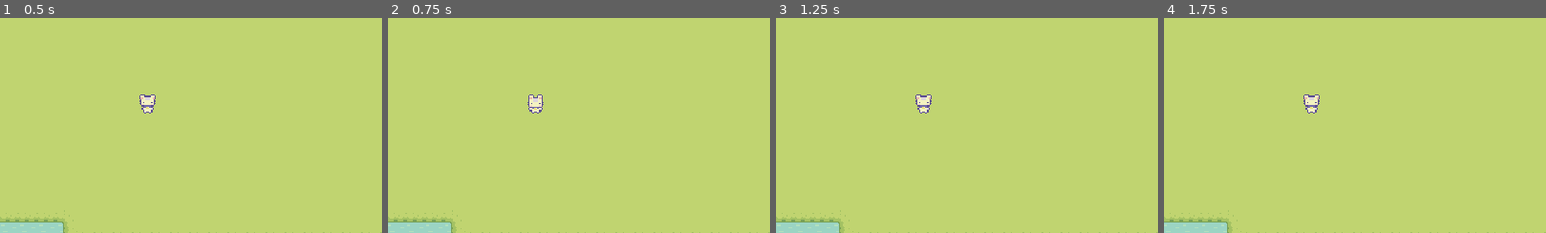
Above: before the commit, frames 1-4 (left to right).
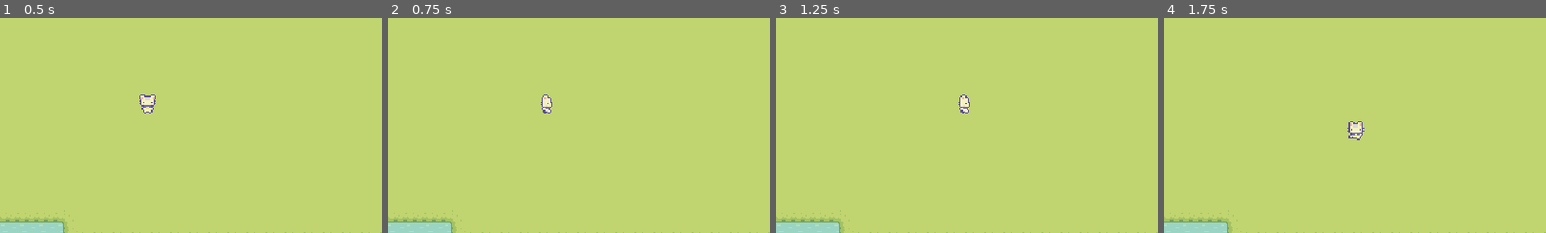
Above: after the commit, the same moments.

Repository: Yuan0990/Croptails_test
Game: Godot game, scene res://scenes/test/test_scene_player.tscn
Two runs of this game, one before a commit and one after it. Both use one fixed random seed, a clock stepped at 60 frames per second and the inputs below. The project has no main scene, so this scene is started directly.
Inputs:
- Up to frame 1 (0.5 s): no input
- Up to frame 2 (0.75 s): tap Enter at 0.5 s; hold D (walk_right) from 0.53 s (still down)
- Up to frame 3 (1.25 s): keep holding D (walk_right)
- Up to frame 4 (1.75 s): release D (walk_right) at 1.28 s; hold S (walk_down) from 1.28 s (still down)
The pictures show only the part of the screen within x 12-62%, y 23-73%; the shares and areas given below are measured in that part.

Frame 1 is identical in both runs. In frame 2, 0.5% of the frame differs, in the area x 36-43%, y 35-45%; in frame 3, 0.5%; in frame 4, 0.6%, in the area x 36-53%, y 35-57%.

Commit message:
人物的有限状态机

Diff:
--- /dev/null
+++ b/scenes/characters/Player/idle_state.gd
@@ -0,0 +1,34 @@
+extends NodeState
+
+@export var player: CharacterBody2D#选择角色
+@export var animated_sprite_2d: AnimatedSprite2D#选择动画
+
+var direction : Vector2#定义方向
+
+func _on_enter() -> void:
+	pass
+
+func _on_process(_delta : float) -> void:
+	pass
+
+func _on_physics_process(_delta : float) -> void:
+	direction = GameInputEvents.movement_input()
+
+	if direction == Vector2.UP:
+		animated_sprite_2d.play("idle_back")
+	elif direction == Vector2.RIGHT:
+		animated_sprite_2d.play("idle_right")
+	elif direction == Vector2.DOWN:
+		animated_sprite_2d.play("idle_front")
+	elif direction == Vector2.LEFT:
+		animated_sprite_2d.play("idle_left")
+	else:
+		animated_sprite_2d.play("idle_front")
+
+func _on_next_transitions() -> void:
+	GameInputEvents.movement_input()
+	if GameInputEvents.is_movement_input():
+		transition.emit("Walk")
+
+func _on_exit() -> void:
+	pass
--- a/scenes/characters/Player/player.tscn
+++ b/scenes/characters/Player/player.tscn
@@ -1,7 +1,10 @@
-[gd_scene load_steps=45 format=3 uid="uid://d5q47ma5qalb"]
+[gd_scene load_steps=48 format=3 uid="uid://d5q47ma5qalb"]
 
 [ext_resource type="Texture2D" uid="uid://04bt6ogj3xwx" path="res://assets/game/characters/basic_charakter_spritesheet.png" id="1_e6l77"]
 [ext_resource type="Texture2D" uid="uid://diadmbctnhfrd" path="res://assets/game/characters/basic_charakter_actions.png" id="1_rhvw2"]
+[ext_resource type="Script" uid="uid://bak3gawg3xyi8" path="res://script/state_machine/node_state_machine.gd" id="3_8d0o8"]
+[ext_resource type="Script" uid="uid://dwdocqhxfooqk" path="res://scenes/characters/Player/idle_state.gd" id="4_ni5up"]
+[ext_resource type="Script" uid="uid://bbmn1qvikqvp2" path="res://scenes/characters/Player/walk_state.gd" id="5_0mamx"]
 
 [sub_resource type="AtlasTexture" id="AtlasTexture_ni5up"]
 atlas = ExtResource("1_rhvw2")
@@ -394,9 +397,25 @@
 [node name="AnimatedSprite2D" type="AnimatedSprite2D" parent="."]
 position = Vector2(0, -8)
 sprite_frames = SubResource("SpriteFrames_lpkh3")
-animation = &"idle_front"
+animation = &"watering_back"
 autoplay = "idle_front"
+frame = 1
+frame_progress = 0.129412
 
 [node name="CollisionShape2D" type="CollisionShape2D" parent="."]
 position = Vector2(0, -8)
 shape = SubResource("CircleShape2D_rhvw2")
+
+[node name="StateMachine" type="Node" parent="." node_paths=PackedStringArray("initial_node_state")]
+script = ExtResource("3_8d0o8")
+initial_node_state = NodePath("Idle")
+
+[node name="Idle" type="Node" parent="StateMachine" node_paths=PackedStringArray("player", "animated_sprite_2d")]
+script = ExtResource("4_ni5up")
+player = NodePath("../..")
+animated_sprite_2d = NodePath("../../AnimatedSprite2D")
+
+[node name="Walk" type="Node" parent="StateMachine" node_paths=PackedStringArray("player", "animated_sprite_2D")]
+script = ExtResource("5_0mamx")
+player = NodePath("../..")
+animated_sprite_2D = NodePath("../../AnimatedSprite2D")
--- /dev/null
+++ b/scenes/characters/Player/walk_state.gd
@@ -0,0 +1,35 @@
+extends NodeState
+
+@export var player: CharacterBody2D
+@export var animated_sprite_2D: AnimatedSprite2D
+@export var speed: int = 50
+
+func _on_enter() -> void:
+	pass
+
+func _on_process(_delta : float) -> void:
+	pass
+
+func _on_physics_process(_delta : float) -> void:
+	var direction: Vector2 = GameInputEvents.movement_input()#获取按键方向
+
+	if direction == Vector2.UP:
+		animated_sprite_2D.play("walk_back")
+	elif direction == Vector2.RIGHT:
+		animated_sprite_2D.play("walk_right")
+	elif direction == Vector2.DOWN:
+		animated_sprite_2D.play("walk_front")
+	elif direction == Vector2.LEFT:
+		animated_sprite_2D.play("walk_left")
+
+	player.velocity = direction * speed
+	player.move_and_slide()
+
+
+func _on_next_transitions() -> void:
+	if !GameInputEvents.is_movement_input():
+		transition.emit("Idle")
+	pass
+
+func _on_exit() -> void:
+	pass
--- /dev/null
+++ b/script/game_input_events.gd
@@ -0,0 +1,23 @@
+class_name  GameInputEvents
+
+static var direction : Vector2
+
+static func movement_input() -> Vector2:
+	if Input.is_action_pressed("walk_left"):
+		direction = Vector2.LEFT
+	elif Input.is_action_pressed("walk_right"):
+		direction = Vector2.RIGHT
+	elif Input.is_action_pressed("walk_up"):
+		direction = Vector2.UP
+	elif Input.is_action_pressed("walk_down"):
+		direction = Vector2.DOWN
+	else:
+		direction = Vector2.ZERO
+
+	return direction
+
+static func is_movement_input() -> bool:
+	if direction == Vector2.ZERO:
+		return false
+	else:
+		return true
--- a/script/state_machine/node_state.gd
+++ b/script/state_machine/node_state.gd
@@ -3,6 +3,9 @@
 
 @warning_ignore("unused_signal")
 signal transition
+
+func _on_enter() -> void:
+	pass
 
 func _on_process(_delta : float) -> void:
 	pass
@@ -13,8 +16,5 @@
 func _on_next_transitions() -> void:
 	pass
 
-func _on_enter() -> void:
-	pass
-
 func _on_exit() -> void:
 	pass
--- a/script/state_machine/node_state_machine.gd
+++ b/script/state_machine/node_state_machine.gd
@@ -12,13 +12,13 @@
 var current_node_state_name : String
 
 func _ready() -> void:
-	for child in get_children():
-		if child is NodeState:
-			node_states[child.name.to_lower()] = child
-			child.transition.connect(transition_to)
+	for child in get_children():#遍历所有的子节点
+		if child is NodeState:# 检查是否为 NodeState 类型
+			node_states[child.name.to_lower()] = child# 将子节点存入字典（键为小写名称）
+			child.transition.connect(transition_to)# 连接状态的 transition 信号到 transition_to 方法
 
-	if initial_node_state:
-		initial_node_state._on_enter()
+	if initial_node_state:# 如果设置了初始状态
+		initial_node_state._on_enter()# 调用初始状态的进入逻辑
 		current_node_state = initial_node_state
 
 func _process(delta: float) -> void:
@@ -28,10 +28,10 @@
 func _physics_process(delta: float) -> void:
 	if current_node_state:
 		current_node_state._on_physics_process(delta)
-		current_node_state._on_next_transitions()
+		current_node_state._on_next_transitions()# 检查是否满足状态切换条件
 
-func transition_to(node_state_name : String) -> void:
-	if node_state_name == current_node_state.name.to_lower():
+func transition_to(node_state_name : String) -> void:# 通过状态名称切换状态
+	if node_state_name == current_node_state.name.to_lower():# 如果目标状态与当前状态相同，直接返回
 		return
 
 	var new_node_state = node_states.get(node_state_name.to_lower())
@@ -44,6 +44,6 @@
 
 	new_node_state._on_enter()
 
-	current_node_state = new_node_state
+	current_node_state = new_node_state#当前状态的切换
 	current_node_state_name = current_node_state_name.to_lower()
 	print("Current State:",current_node_state_name)
Not shown, added: scenes/characters/Player/idle_state.gd.uid
Not shown, added: scenes/characters/Player/walk_state.gd.uid
Not shown, added: script/game_input_events.gd.uid
